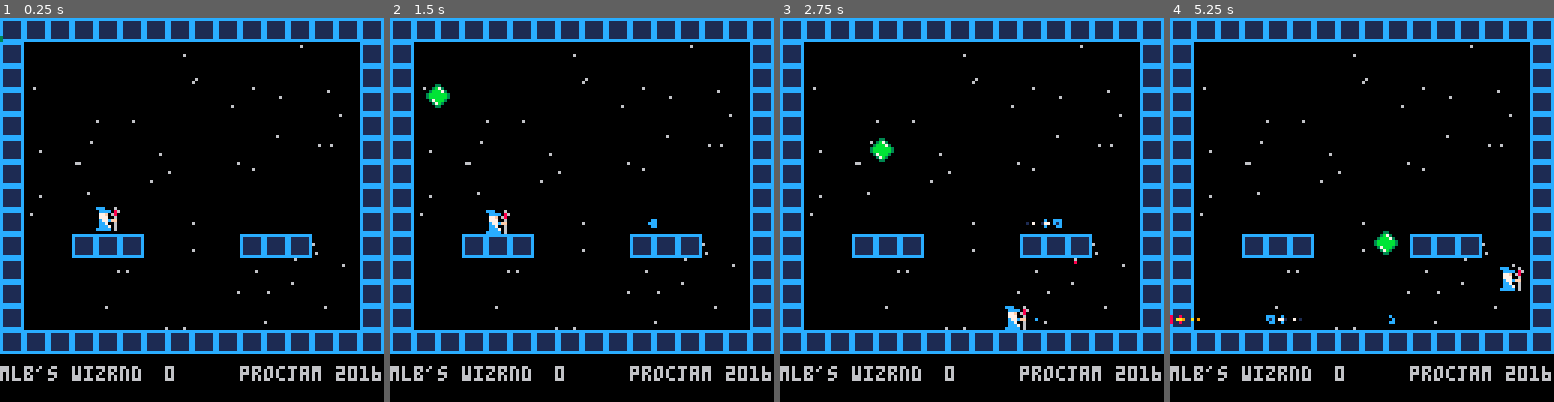
Above: before the commit, frames 1-4 (left to right).
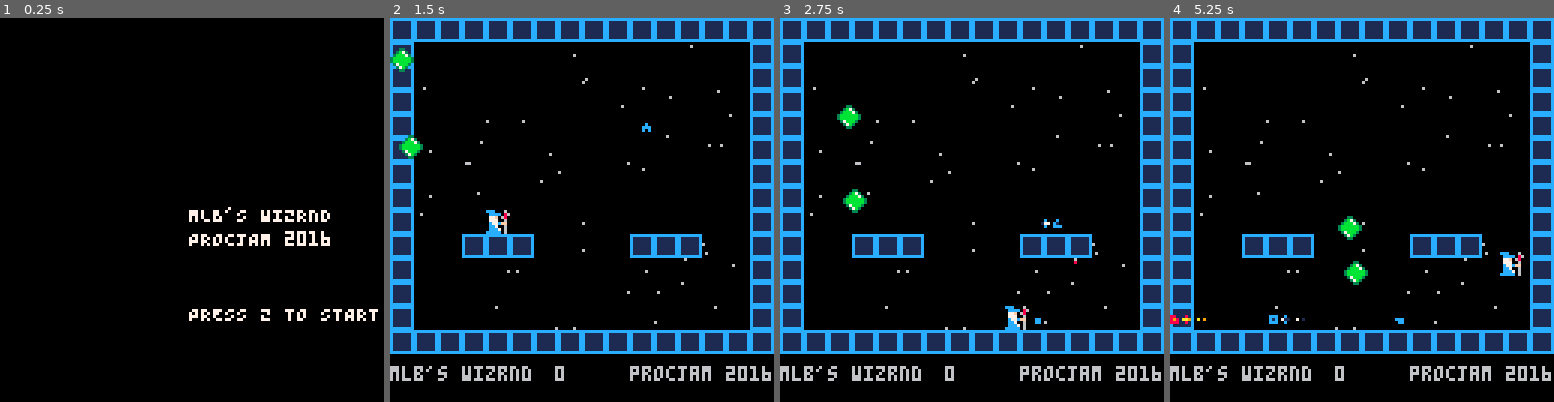
Above: after the commit, the same moments.

Repository: mattleblanc/WIZRND
Game: PICO-8 cartridge WIZRND.p8
The game is run twice, just before and just after one commit, with the same random seed, the same clock (stepped at 60 frames per second) and the same inputs.
Inputs:
- Up to frame 1 (0.25 s): no input
- Up to frame 2 (1.5 s): tap O (Z key) at 0.7 s
- Up to frame 3 (2.75 s): hold Right 1.6-2.1 s; tap O (Z key) at 1.7, 2.1, 2.5 s; hold Up 2.15-2.42 s; hold Right from 2.47 s (still down)
- Up to frame 4 (5.25 s): tap O (Z key) every 0.4 s from 2.9 to 4.9 s; release Right at 3.03 s; hold Left 3.08-3.58 s; hold Right 4.02-4.68 s; hold Up 4.73-5.03 s; hold Left from 5.08 s (still down)

The runs differ from the first frame. In frame 1, 27% of the frame differs, in the area x 0-100%, y 0-95%; in frame 2, 0.8%; in frame 3, 0.8%; in frame 4, 1.4%.

Commit message:
Title screen and game over screen now.

Diff:
--- a/WIZRND.p8
+++ b/WIZRND.p8
@@ -4,6 +4,19 @@
 p1 = {}
 
 function _init()
+ titleinit() -- does title things.
+end
+
+function titleinit()
+ mode = 0
+end
+
+function gameoverinit()
+ mode = 2
+end
+
+function gameinit()
+mode = 1
 
 norbs=0
 
@@ -112,11 +126,35 @@
 end
 
 function _update()
+  if (mode == 0) then --Title Screen mode
+    titleupdate()
+  elseif(mode==2) then
+    gameoverupdate()
+  else
+    gameupdate()
+  end
+end
+
+function titleupdate()
+// print("PRESS Z TO START",64,32,4)
+ if btn(4,0) then
+  gameinit()
+ end
+end
+
+function gameoverupdate()
+// print("PRESS Z TO START",64,32,4)
+ if btn(4,0) then
+  gameinit()
+ end
+end
+
+function gameupdate()
 
   // check object collisions, first off
   for orb in all(orbs) do
    if coll(orb,p1) then
-    game_over()
+    mode=2 -- game over WOMP WOMP WOOOOOMP
    end
    for spell in all(magic) do
      if coll(spell, orb) then
@@ -198,11 +236,11 @@
 
  // generate new orbs //
 
-if(norbs<1) then
+if(norbs<2) then
    //sfx(01)
  orbgen(flr(rnd(111)-16), flr(rnd(44)-8))
 end
-if(norbs<1) then norbs = norbs+1 end
+if(norbs<2) then norbs = norbs+1 end
 
  // update all orbs //
  // these cruise towards the player at a constant rate
@@ -236,7 +274,24 @@
 end
 
 function _draw()
-	cls()
+   if (mode == 0) then --Title Screen mode
+    titledraw()
+  elseif(mode==2) then -- Game Over screen
+   gameoverdraw()
+  else
+    gamedraw()
+  end
+end
+
+function titledraw()
+ cls()
+ print("MLB'S WIZRND", 63, 63, 7)
+  print("PROCJAM 2016", 63, 71, 7)
+ print("PRESS Z TO START",63,96,7)
+end
+
+function gamedraw()
+cls()
 
  print("mlb's wizrnd",0,116,6)
  print(p1.score,55,116,6)
@@ -259,7 +314,7 @@
 // draw the orbs
 for orb in all(orbs) do
  spr(33,orb.x,orb.y)
- end
+end
 
 // draw the spells
 for spell in all(magic) do
@@ -337,7 +392,7 @@
    end
   end
  end
- if(spell.x>128 or spell.x<-128) then
+ if(spell.x>119 or spell.x<-119) then
   del(magic,spell)
  end
 end
@@ -348,11 +403,13 @@
 
 end
 
-function game_over()
+function gameoverdraw()
   //sfx(02)
-  print("game over", 63,63)
- _update = update_over
- _draw = draw_over
+  print("game over", 23,63)
+ print("press z to replay", 23,95)
+ if btn(4,0) then
+  gameinit()
+ end
 end
 
 __gfx__
